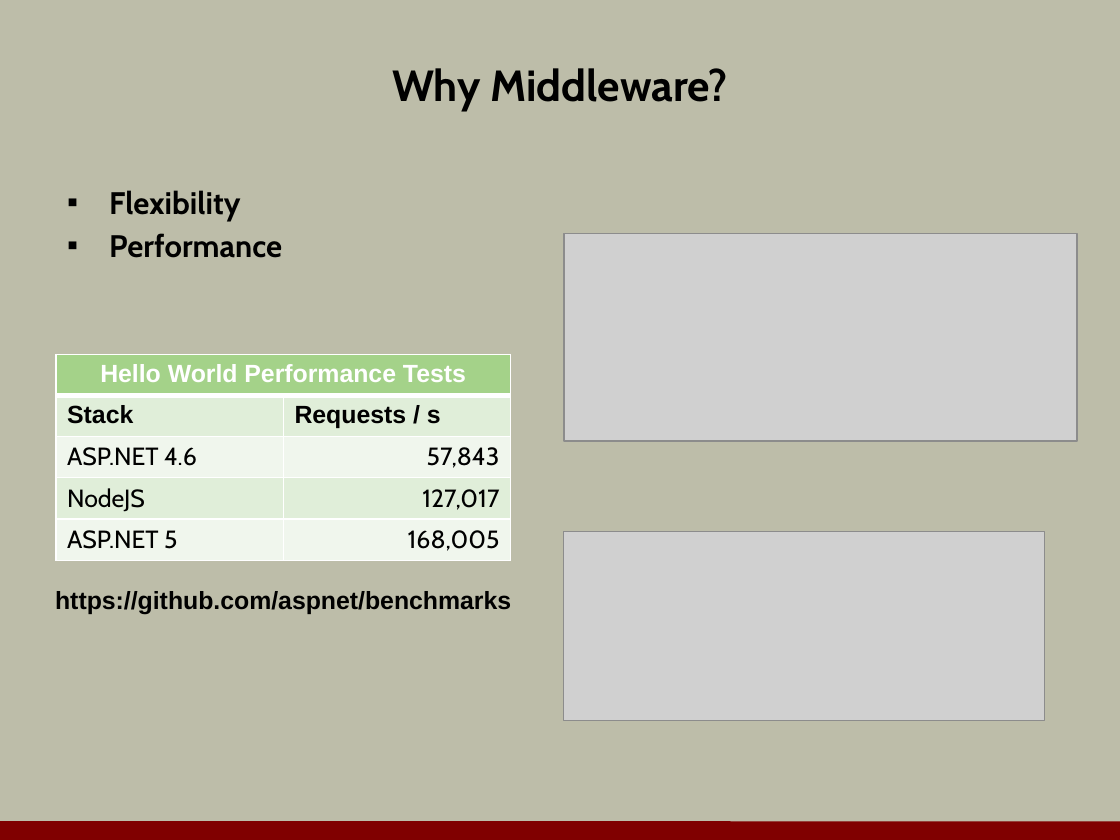
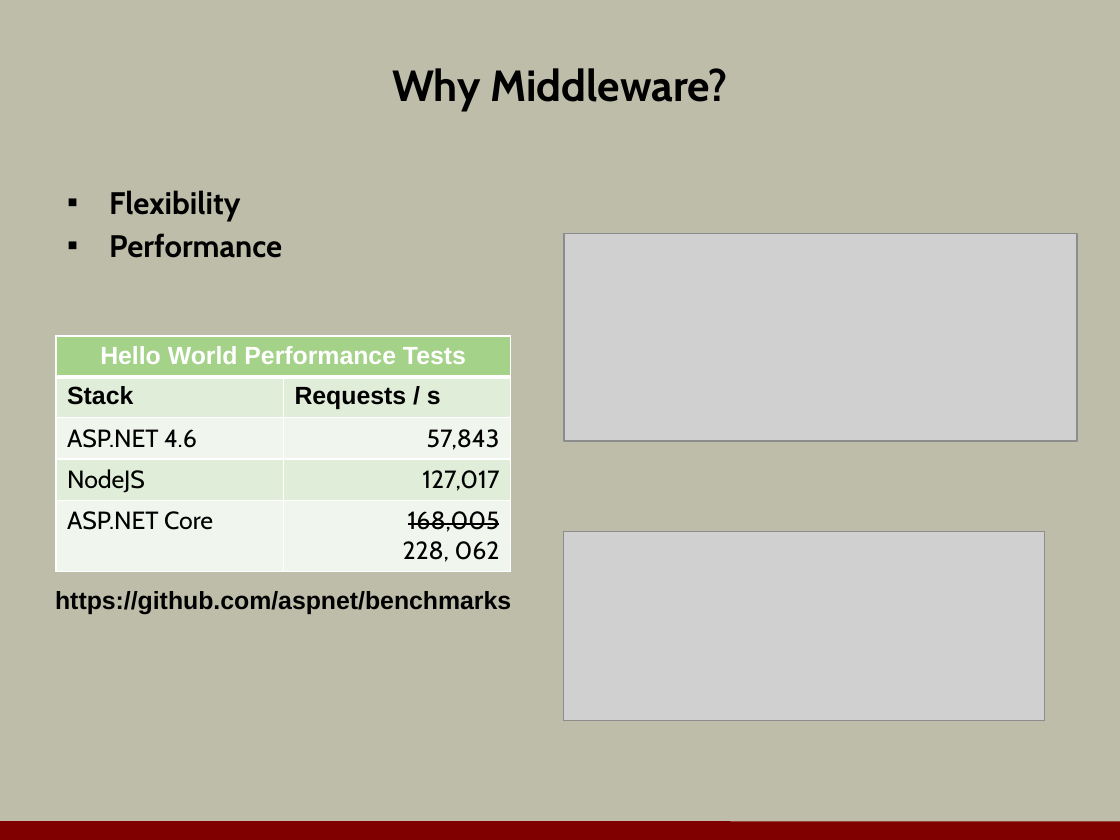
Before and after one commit to OdeToCode/classes, a slide deck: slide 7 of aspnet5/slides/a1_middleware.pptx. Drawn at 1120x840 pixels with LibreOffice and Linux fonts; fonts in the diff are those of the drawing; grey boxes stand for pictures; background and template pictures are left out. Boxes give left, top, right and bottom in pixels: in the first picture for what was removed or moved away, otherwise in the second. Text is boxed around its words. In the diff, an @@ line names an element or a change of style, - is before the commit and + after.

```diff
--- a/aspnet5/slides/a1_middleware.pptx
+++ b/aspnet5/slides/a1_middleware.pptx
@@ table at (56,336,511,579) @@
-row 5, column 1: ASP.NET 5
+row 5, column 1: ASP.NET Core
-row 5, column 2: 168,005
+row 5, column 2: 168,005 / 228, 062
@@ table: place and size @@
-table at (56,355,511,568)
+table at (56,336,511,579)
```
Also in this commit, not shown: 2 other slides changed, 5 other files.
